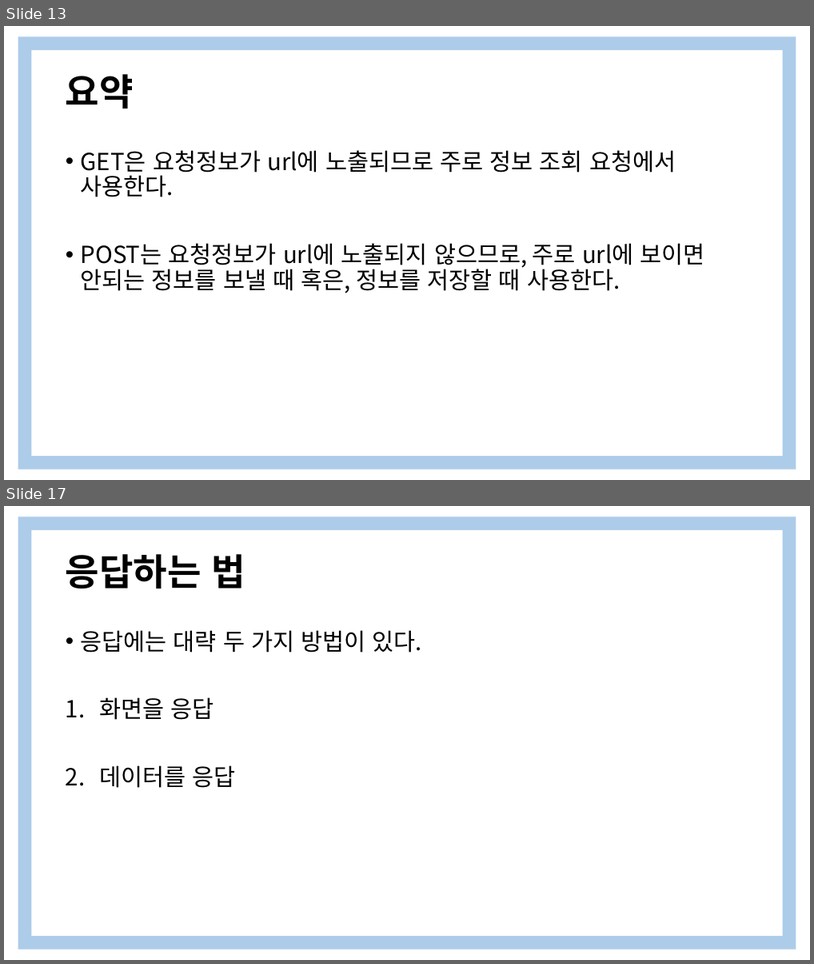
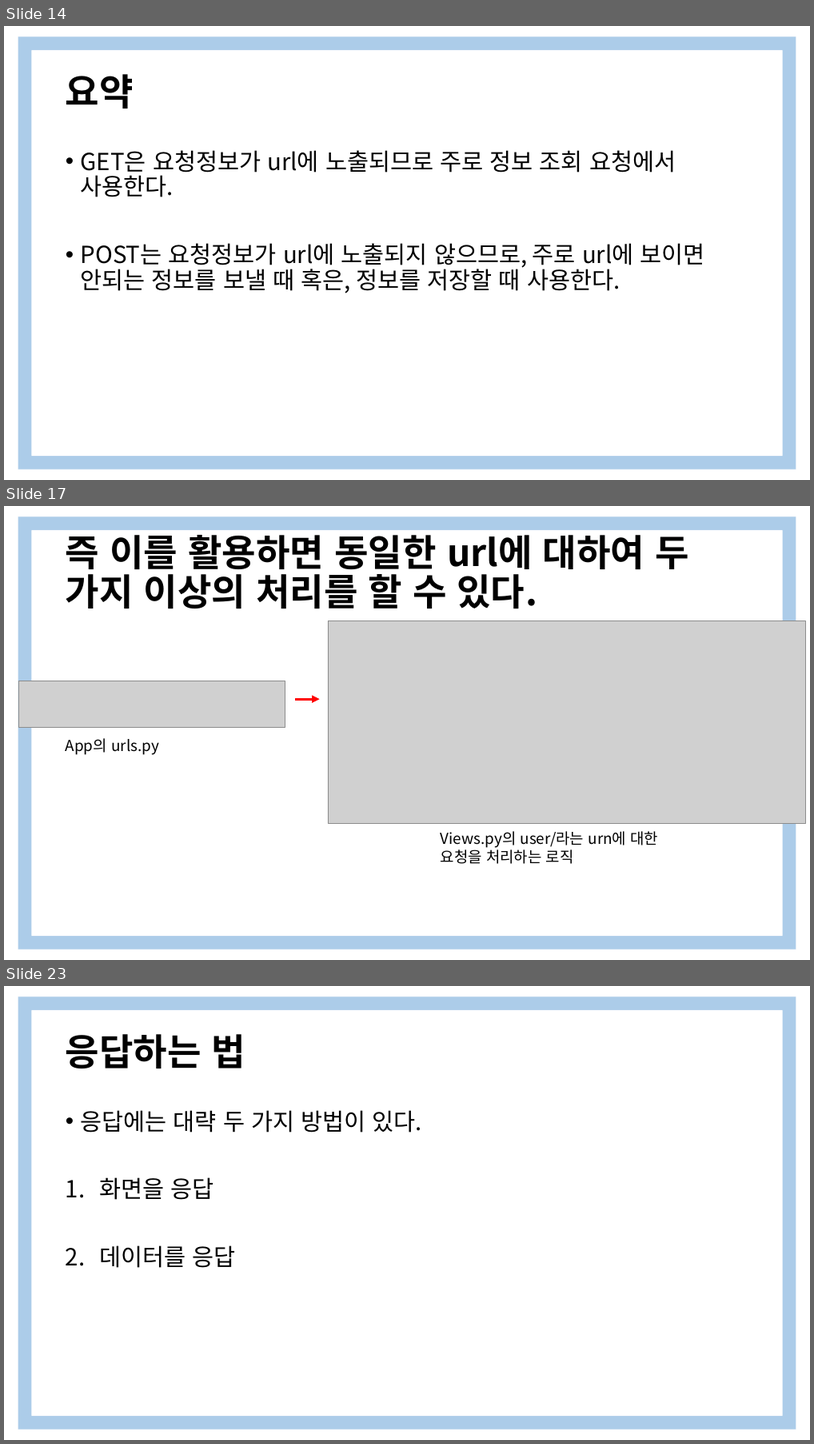
Before and after one commit to yooooonshine/django_seminar, a slide deck: 2주차/Django 특강 2Weeks.pptx. Shown one above the other, each under a label of ours: slides 13 and 17 before the commit, slides 14, 17 and 23 after it; the slides between them are not shown. The pictures are 814x964 and 814x1444 pixels, drawn with LibreOffice and Linux fonts; fonts in the diff are those of the drawing; grey boxes stand for pictures. Boxes give left, top, right and bottom in pixels: in the first picture for what was removed or moved away, otherwise in the second. Text is boxed around its words. In the diff, an @@ line names an element or a change of style, - is before the commit and + after.

```diff
--- a/2주차/Django 특강 2Weeks.pptx
+++ b/2주차/Django 특강 2Weeks.pptx
@@ slide 17 added at (4, 506, 810, 960), background #FFFFFF; not listed: 1 template element that a slide beside it also shows @@
@@ title added at (66, 528, 689, 608), 44 pt, text #000000, bold @@
+즉 이를 활용하면 동일한 url에 대하여 두 가지 이상의 처리를 할 수 있다.
@@ picture added at (328, 621, 806, 823) @@
@@ picture added at (19, 681, 285, 727) @@
@@ arrow added from (295, 699) to (320, 699), #FF0000 3 pt @@
@@ text added at (66, 738, 159, 755), 18 pt, text #000000 @@
+App의 urls.py
@@ text added at (441, 831, 659, 864), 18 pt, text #000000 @@
+Views.py의 user/라는 urn에 대한 요청을 처리하는 로직
@@ what was slide 13 is now slide 14 @@
@@ what was slide 17 is now slide 23 @@
```
Also in this commit, not shown: 5 slides changed, 10 other slides added, 4 slides removed.
